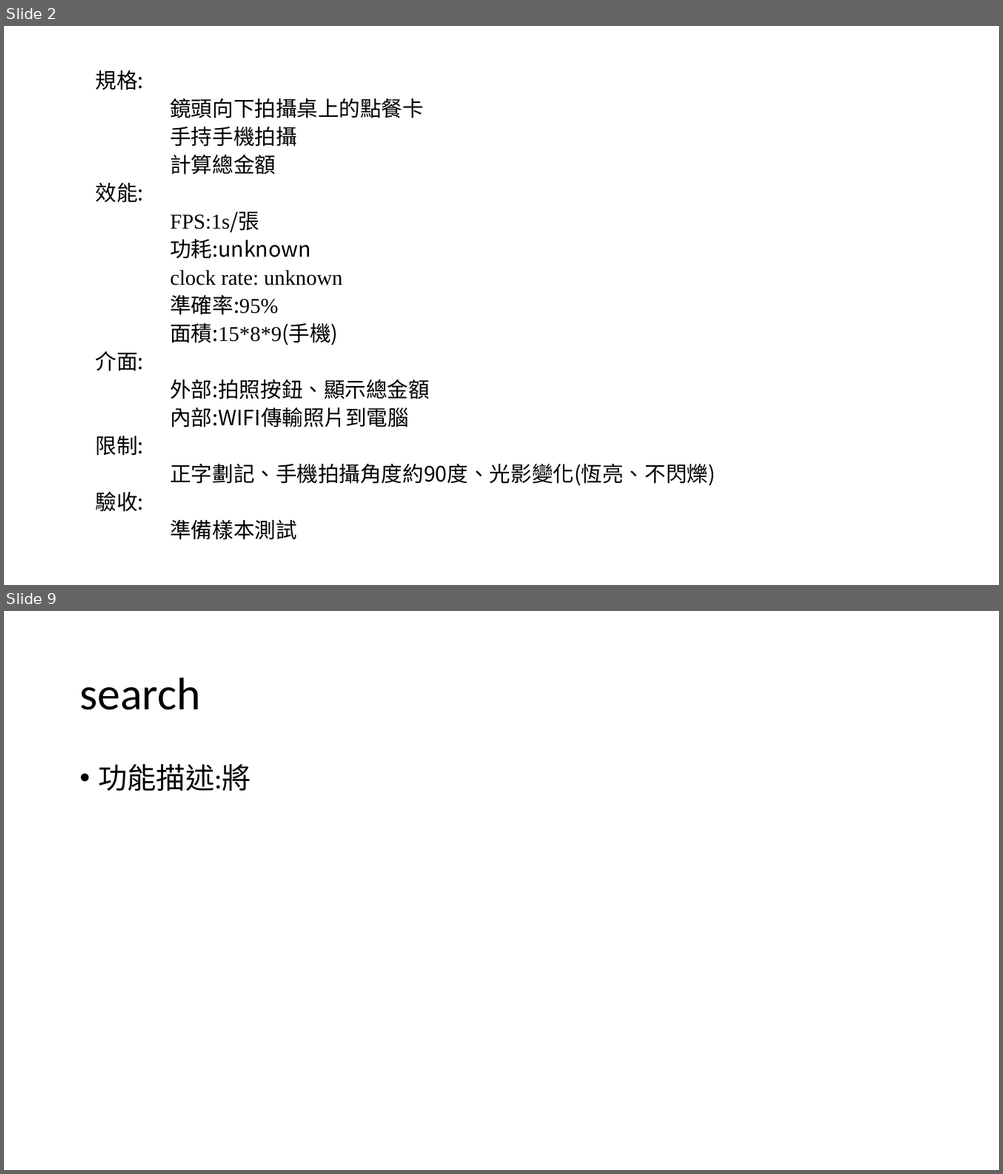
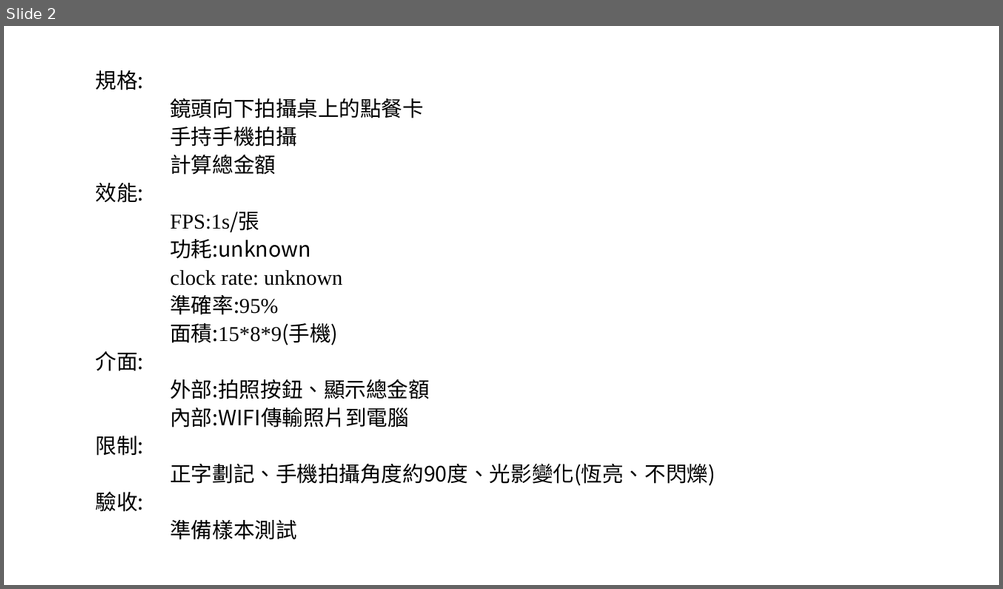
Before and after one commit to austin9328/Embedded_system, a slide deck: final_project/影像辨識 final_project.pptx. Shown one above the other, each under a label of ours: slides 2 and 9 before the commit, slide 2 after it; the slides between them are not shown. The pictures are 1003x1174 and 1003x589 pixels, drawn with LibreOffice and Linux fonts; fonts in the diff are those of the drawing. Boxes give left, top, right and bottom in pixels: in the first picture for what was removed or moved away, otherwise in the second. Text is boxed around its words. In the diff, an @@ line names an element or a change of style, - is before the commit and + after.

```diff
--- a/final_project/影像辨識 final_project.pptx
+++ b/final_project/影像辨識 final_project.pptx
@@ slide 9 removed at (4, 611, 999, 1170), background #FFFFFF @@
@@ title removed at (79, 678, 200, 710) @@
-search
@@ text removed at (99, 764, 251, 791) @@
-• 功能描述:將
```
Also in this commit, not shown: 7 slides changed, 3 slides added, 2 other slides removed.
